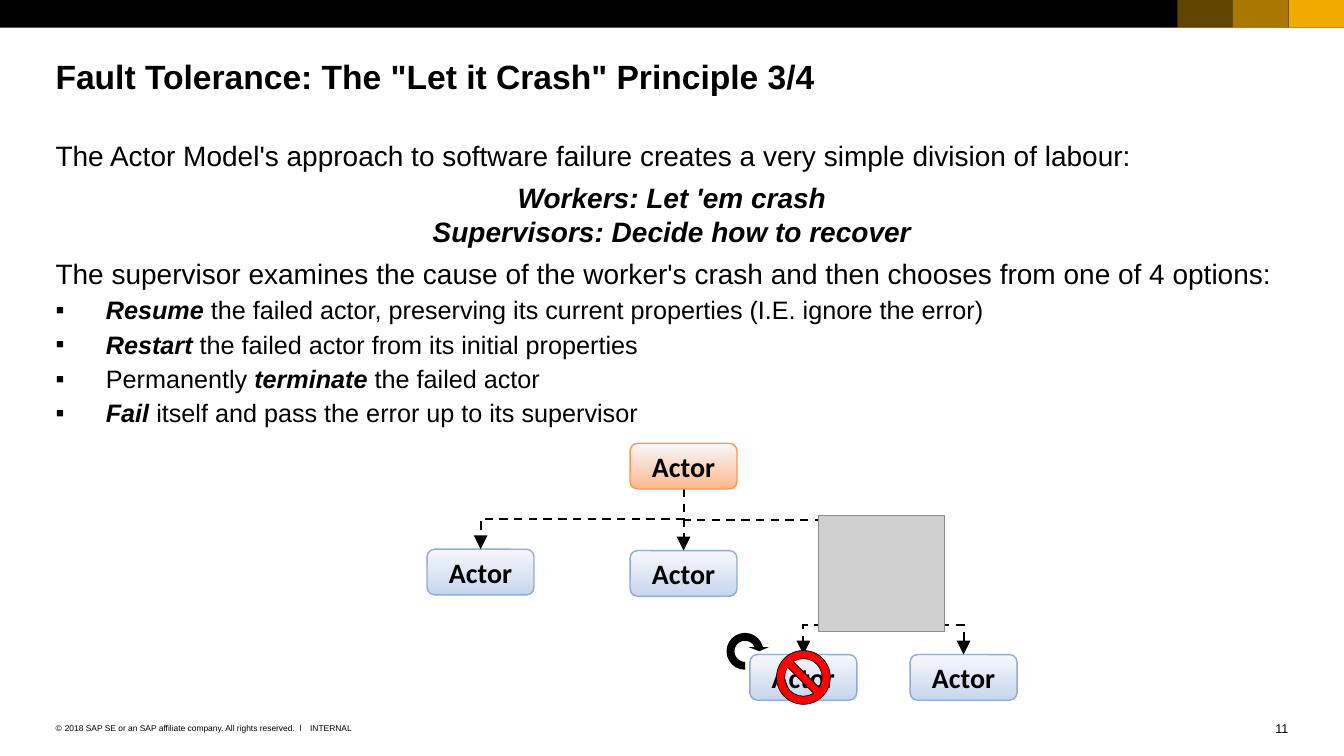
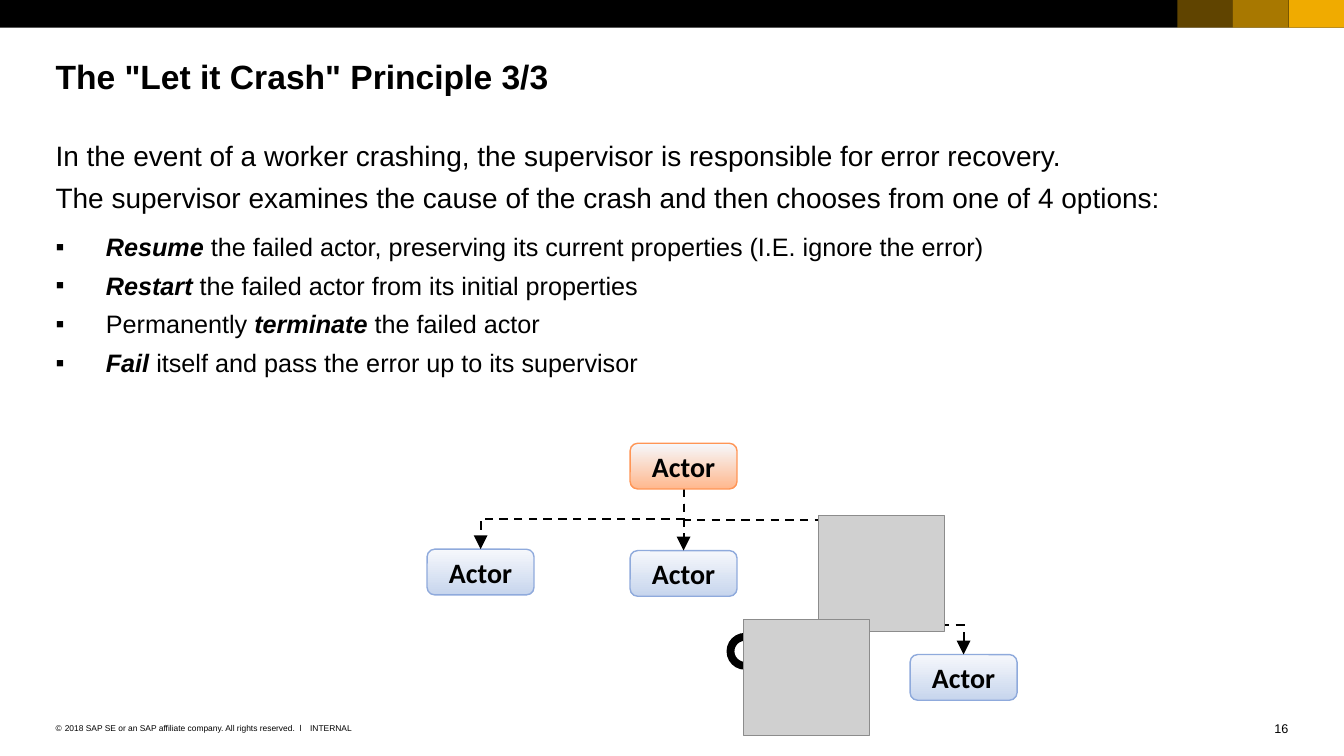
Before and after one commit to ChrisWhealy/WeatherDemo, a slide deck: slide 16 of documentation/Using the Actor Model.ppsx (slide 11 before the commit). Drawn at 1344x756 pixels with LibreOffice and Linux fonts; fonts in the diff are those of the drawing; grey boxes stand for pictures. Boxes give left, top, right and bottom in pixels: in the first picture for what was removed or moved away, otherwise in the second. Text is boxed around its words. In the diff, an @@ line names an element or a change of style, - is before the commit and + after.

Commit message:
Update Actor Model presentation

```diff
--- a/documentation/Using the Actor Model.ppsx
+++ b/documentation/Using the Actor Model.ppsx
@@ title at (56,64,549,96): text changed @@
-Fault Tolerance: The "Let it Crash" Principle 3/4
+The "Let it Crash" Principle 3/3
@@ text at (56,145,1159,214): text changed @@
-The Actor Model's approach to software failure creates a very simple division of labour:
-Workers: Let 'em crash
-Supervisors: Decide how to recover
-The supervisor examines the cause of the worker's crash and then chooses from one of 4 options:
+In the event of a worker crashing, the supervisor is responsible for error recovery.
+The supervisor examines the cause of the crash and then chooses from one of 4 options:
@@ text at (106,237,984,378): more space between paragraphs @@
@@ picture added at (744,620,869,735) @@
@@ rounded rectangle removed at (750,654,856,699) @@
-Actor
@@ no-entry sign removed at (776,650,829,703) @@
@@ page number at (1274,724,1288,733): text changed @@
-11
+16
```
Also in this commit, not shown: 9 other slides changed, 7 slides added, 2 slides removed.
